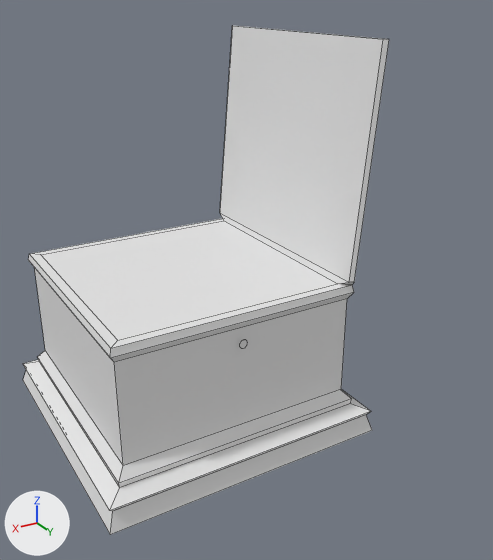
A saved change to the FBX model Assets/Meshes/Matless/MatlessBox.fbx.
One viewpoint serves both versions: a 50 mm camera at (2.35, 9.63, 2.64) aimed at (-0.52, 4.84, 0.25). Every picture has the same lights, and +X, +Y and +Z are marked at lower left. The picture after the commit comes second. Mesh edges are drawn as thin lines. Where no turn or scale is listed for an object, it has been applied to the vertices.

Script lines for the objects in view, before the commit:
```python
me_cube_012 = bpy.data.meshes.new('Cube.012')
me_cube_012.from_pydata(...)  # 80 vertices, 47 faces; spans x -1.23..1.23, y -1.23..1.23, z -1.01..2.29
# before: 44 (1.02, 1.02, -0.62) at pixel (123, 465), 45 (1.02, -1.02, -0.62) at pixel (45, 350), 46 (1.02, 1.02, 0.26) at pixel (114, 362), 47 (1.02, -1.02, 0.26) at pixel (34, 266)
ob_matlessbox = bpy.data.objects.new('MatlessBox', me_cube_012)
ob_matlessbox.location = (0.0, 4.615, 0.0)
```
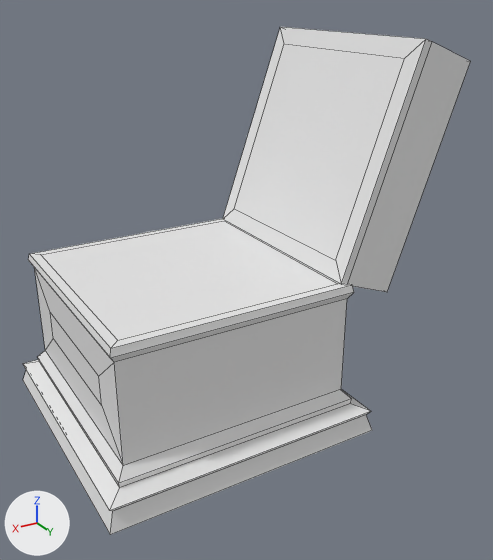
The newer file is also turned or shifted as a whole; pictures and numbers use the older file's frame.

Location of each change, [x1, y1, x2, y2] in pixels of the pictures (493 x 560 px):
'MatlessBox', reshaped (22% wider)
    before: [23, 26, 389, 535]
    after: [23, 27, 470, 535]
part 1 of me_cube_012, added
    after: [223, 27, 470, 292]
part 2 of me_cube_012, deleted
    before: [239, 340, 247, 348]
part 3 of me_cube_012, cut back
    before: [220, 26, 389, 285]
    after: [225, 221, 351, 285]
part 4 of me_cube_012, reshaped
    both: [35, 269, 123, 465]

The edits, one by one:
me_cube_012 is used by ob_matlessbox; location (0.0, 4.615, 0.0).
Verts and faces of me_cube_012; kept vertices keep their numbers, new ones are numbered from 80.
me_cube_012 had 80 vertices, 47 faces and spanned x -1.23..1.23, y -1.23..1.23, z -1.01..2.29.
me_cube_012 now has 60 vertices, 56 faces and spans x -2.16..1.23, y -1.23..1.23, z -1.01..2.27.
me_cube_012 part 1: a new loose piece of 16 vertices spanning x -2.16..-0.96, y -1.0..1.0, z 0.2..2.27.
me_cube_012 part 2: the loose piece of 32 vertices spanning x -0.04..0.04, y 1.05, z 0.09..0.16 is deleted.
Part 3, on me_cube_012:
8 vertices are removed from x -1.18..-0.97, y -1.1..1.1, z 0.44..2.29.
9 faces are deleted.
1 new face joins them.
Part 4, on me_cube_012:
Faces deleted: (44, 46, 47, 45).
New vertex 80 is at (1.02, 0.64, -0.31), pixel (101, 405).
New vertex 81 is at (1.02, -0.64, -0.31), pixel (53, 338).
New vertex 82 is at (1.02, 0.64, -0.05), pixel (98, 376).
New vertex 83 is at (1.02, -0.64, -0.05), pixel (50, 312).
New faces: (80, 82, 83, 81), (44, 80, 81, 45), (46, 47, 83, 82), (45, 81, 83, 47), (44, 46, 82, 80).
